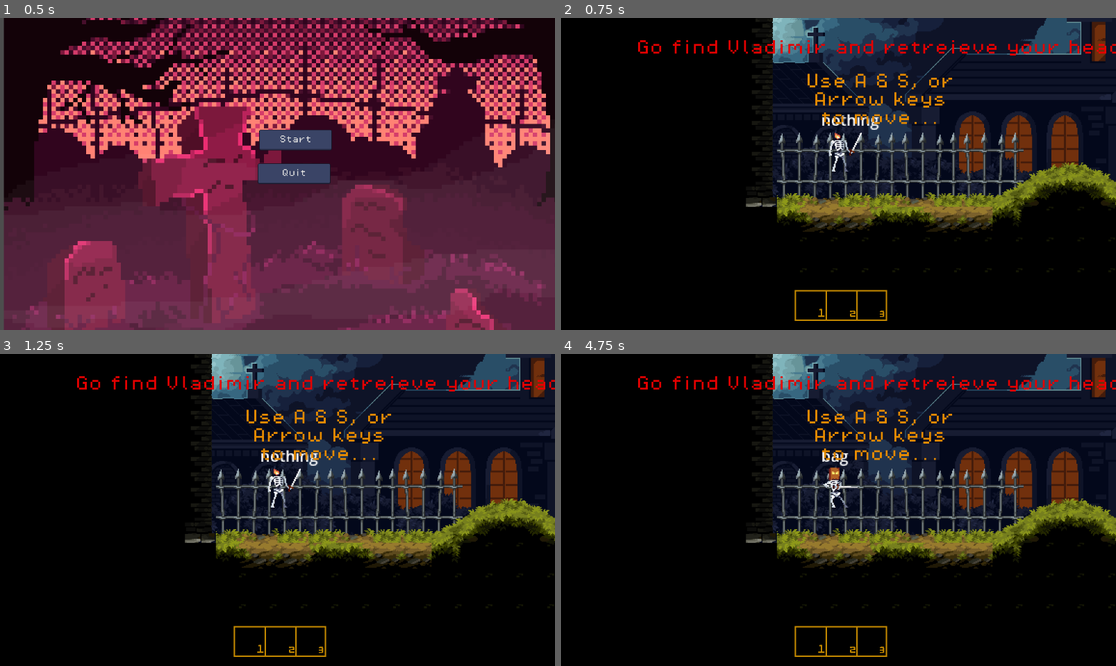
Above: before the commit, frames 1-4 (two rows, left to right).
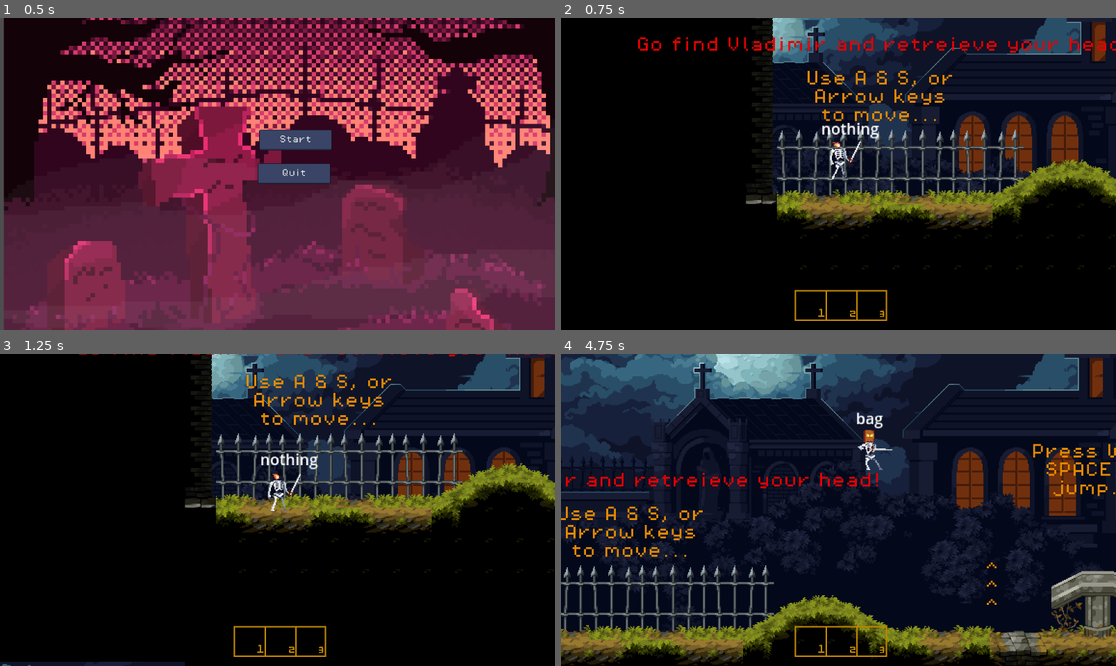
Above: after the commit, the same moments.

Repository: EdisonLing/skullsearch
Game: Godot game, scene res://scenes/menu.tscn
Two runs of this game, one before a commit and one after it. Both use one fixed random seed, a clock stepped at 60 frames per second and the inputs below.
Inputs:
- Up to frame 1 (0.5 s): no input
- Up to frame 2 (0.75 s): click "Start" at 0.5 s
- Up to frame 3 (1.25 s): no input
- Up to frame 4 (4.75 s): tap W every 0.75 s from 1.25 to 4.25 s; hold Right (move_right) 1.28-2.78 s; tap E (attack) at 1.35, 4.35 s; tap Space (jump) at 1.52, 2.27, 3.77, 4.52 s; tap 1 (hotbar1) at 2.1 s; hold A (move_left) 2.78-3.53 s; tap 2 (hotbar2) at 2.85 s; hold Right (move_right) from 3.53 s (still down); tap 3 (hotbar3) at 3.6 s

Frame 1 is identical in both runs. In frame 2, 8.7% of the frame differs, in the area x 13-100%, y 0-69%; in frame 3, 18%; in frame 4, 67%, in the area x 0-100%, y 0-100%.

Commit message:
bag movement speed

Diff:
--- a/skull-search/scenes/inventory.gd
+++ b/skull-search/scenes/inventory.gd
@@ -1,7 +1,7 @@
 extends Node2D
 
 # A dictionary to hold item data
-var items = {"nothing": 1, "jack":1, "bag":1} #define names of items and set which ones are owned by default
+var items = {"nothing": 1, "jack":0, "bag":1} #define names of items and set which ones are owned by default
 var currentItem = "nothing"
 
 # Max size of the inventory
--- a/skull-search/scripts/player.gd
+++ b/skull-search/scripts/player.gd
@@ -1,7 +1,7 @@
 extends CharacterBody2D
 
-const SPEED = 100.0
-const JUMP_VELOCITY = -300.0
+var SPEED = 100.0
+var JUMP_VELOCITY = -300.0
 
 @onready var animated_sprite: AnimatedSprite2D = $AnimatedSprite2D
 @onready var paperbag: Area2D = $"../paperbag"
@@ -52,11 +52,17 @@
 
 
 func _physics_process(delta: float) -> void:
+	if $Inventory.currentItem == "bag":
+		JUMP_VELOCITY = -550
+		SPEED = 200
+	else:
+		JUMP_VELOCITY = -300
+		SPEED = 100
 	enemy_attack()
 	player_attack()
-	if paperbag.pickedUp():
-		animationSet("bag","idle")
-		$Inventory.currentItem = "bag"
+	#if paperbag.pickedUp():
+		#animationSet("bag","idle")
+		#$Inventory.currentItem = "bag"
 	if health <= 0:
 		#$AnimatedSprite2D.play("death")
 		health = 0
Not shown: 1 places in skull-search/scenes/menu.tscn that only renumber resources
Not shown, added: skull-search/scenes/pla2D27.tmp
Not shown, added: skull-search/scenes/pla3AE1.tmp
Not shown, added: skull-search/scenes/plaDDA1.tmp
